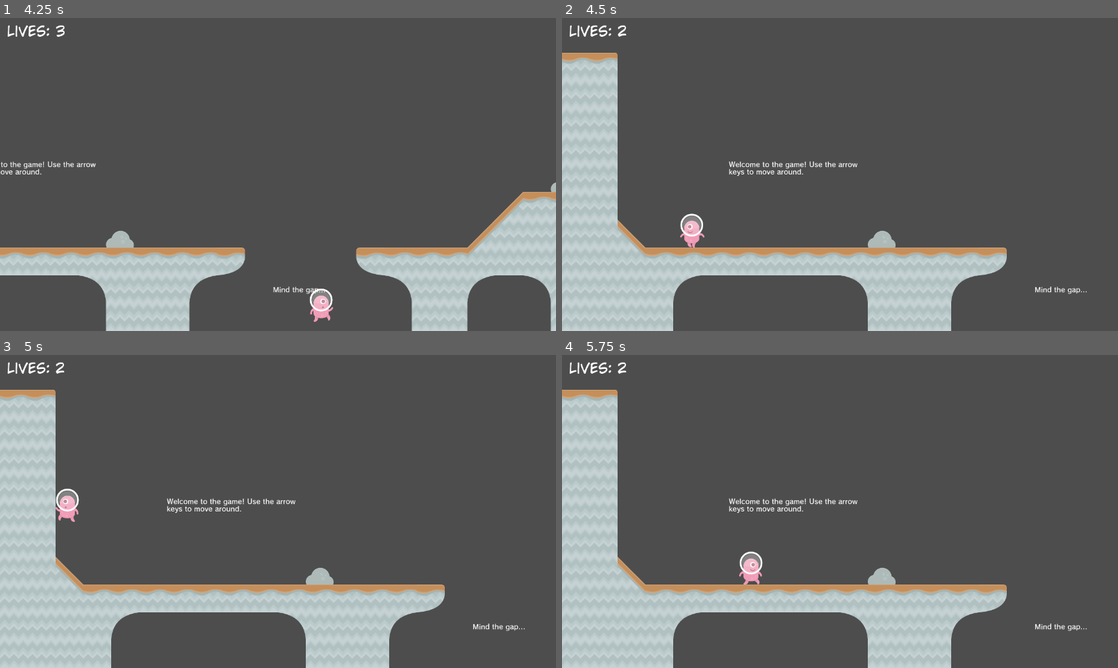
Above: before the commit, frames 1-4 (two rows, left to right).
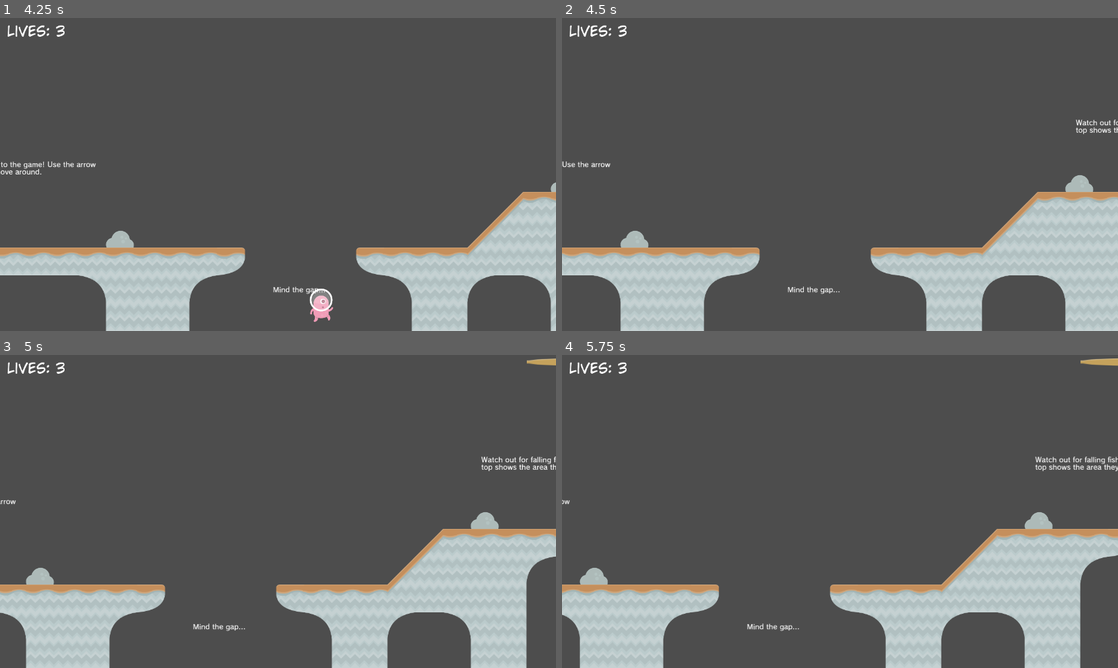
Above: after the commit, the same moments.

Repository: ferupk/CSUI-GD-tutorial-4
Game: Godot game, scene res://scenes/Level1.tscn
Same seed, same stepped clock (60 frames per second), same inputs: the game is played once before the commit and once after it. This scene is started directly instead of the project's main scene.
Inputs:
- Up to frame 1 (4.25 s): tap Enter at 0.5 s; hold Right (right) 0.53-2.03 s; tap Space (jump) at 0.6, 0.77, 1.07, 1.52, 1.55, 1.82, 2.1, 3.02, 3.05, 3.32, 3.6, 3.77, 4.07 s; tap F at 1.35, 2.85 s; hold A (left) 2.03-2.78 s; hold Right (right) from 2.78 s (still down)
- Up to frame 2 (4.5 s): release Right (right) at 4.28 s; hold A (left) from 4.28 s (still down); tap F at 4.35 s
- Up to frame 3 (5 s): keep holding A (left); tap Space (jump) at 4.52, 4.55, 4.82 s
- Up to frame 4 (5.75 s): release A (left) at 5.03 s; hold Right (right) from 5.03 s (still down); tap Space (jump) at 5.1 s

Frame 1 is identical in both runs. In frame 2, 23% of the frame differs, in the area x 0-100%, y 2-100%; in frame 3, 20%; in frame 4, 20%.

Commit message:
Add BGM and SFX

Diff:
--- /dev/null
+++ b/default_bus_layout.tres
@@ -0,0 +1,15 @@
+[gd_resource type="AudioBusLayout" format=3 uid="uid://bidwrku213fe1"]
+
+[resource]
+bus/1/name = &"BGM"
+bus/1/solo = false
+bus/1/mute = false
+bus/1/bypass_fx = false
+bus/1/volume_db = 0.0
+bus/1/send = &"Master"
+bus/2/name = &"SFX"
+bus/2/solo = false
+bus/2/mute = false
+bus/2/bypass_fx = false
+bus/2/volume_db = 0.0
+bus/2/send = &"Master"
--- a/project.godot
+++ b/project.godot
@@ -18,6 +18,7 @@
 [autoload]
 
 Global="*res://Global.gd"
+BGMController="*res://scenes/utils/BGMController.tscn"
 
 [display]
 
--- a/scenes/GameOver.tscn
+++ b/scenes/GameOver.tscn
@@ -1,7 +1,8 @@
-[gd_scene load_steps=5 format=3 uid="uid://cwgbjwqknsi76"]
+[gd_scene load_steps=6 format=3 uid="uid://cwgbjwqknsi76"]
 
 [ext_resource type="FontFile" uid="uid://g0e4g4332ft0" path="res://assets/fonts/CC Wild Words Roman.ttf" id="1_1mupm"]
 [ext_resource type="Texture2D" uid="uid://bi5p7hlw4wlhv" path="res://assets/dead.jpg" id="1_g8amc"]
+[ext_resource type="Script" path="res://scenes/scripts/GameOver.gd" id="1_nir6n"]
 [ext_resource type="FontFile" uid="uid://cth60gqdxo73p" path="res://assets/fonts/continuum bold.ttf" id="3_lkjdw"]
 [ext_resource type="Script" path="res://scenes/scripts/SceneButton.gd" id="4_vtnhv"]
 
@@ -12,6 +13,7 @@
 anchor_bottom = 1.0
 grow_horizontal = 2
 grow_vertical = 2
+script = ExtResource("1_nir6n")
 
 [node name="TextureRect" type="TextureRect" parent="."]
 modulate = Color(0.356863, 0, 0.141176, 1)
--- a/scenes/LevelSelect.tscn
+++ b/scenes/LevelSelect.tscn
@@ -1,8 +1,9 @@
-[gd_scene load_steps=4 format=3 uid="uid://c2dgrbld4nmea"]
+[gd_scene load_steps=5 format=3 uid="uid://c2dgrbld4nmea"]
 
 [ext_resource type="FontFile" uid="uid://g0e4g4332ft0" path="res://assets/fonts/CC Wild Words Roman.ttf" id="1_hcixs"]
 [ext_resource type="FontFile" uid="uid://cth60gqdxo73p" path="res://assets/fonts/continuum bold.ttf" id="2_w5sil"]
 [ext_resource type="Script" path="res://scenes/scripts/SceneButton.gd" id="3_k053y"]
+[ext_resource type="Script" path="res://scenes/scripts/StartGame.gd" id="4_kn8yx"]
 
 [node name="LevelSelect" type="MarginContainer"]
 anchors_preset = 15
@@ -49,5 +50,10 @@
 script = ExtResource("3_k053y")
 scene_to_load = "Level2"
 
+[node name="StartGame" type="Node2D" parent="VBoxContainer/HBoxContainer"]
+script = ExtResource("4_kn8yx")
+
 [connection signal="pressed" from="VBoxContainer/HBoxContainer/LinkButton" to="VBoxContainer/HBoxContainer/LinkButton" method="_on_pressed"]
+[connection signal="pressed" from="VBoxContainer/HBoxContainer/LinkButton" to="VBoxContainer/HBoxContainer/StartGame" method="_start_game"]
 [connection signal="pressed" from="VBoxContainer/HBoxContainer/LinkButton2" to="VBoxContainer/HBoxContainer/LinkButton2" method="_on_pressed"]
+[connection signal="pressed" from="VBoxContainer/HBoxContainer/LinkButton2" to="VBoxContainer/HBoxContainer/StartGame" method="_start_game"]
--- a/scenes/MainMenu.tscn
+++ b/scenes/MainMenu.tscn
@@ -76,4 +76,3 @@
 [connection signal="pressed" from="HBoxContainer/VBoxContainer/VBoxContainer/LinkButton" to="HBoxContainer/VBoxContainer/VBoxContainer/LinkButton" method="_on_pressed"]
 [connection signal="pressed" from="HBoxContainer/VBoxContainer/VBoxContainer/LinkButton" to="HBoxContainer/VBoxContainer/VBoxContainer/StartGame" method="_start_game"]
 [connection signal="pressed" from="HBoxContainer/VBoxContainer/VBoxContainer/LinkButton2" to="HBoxContainer/VBoxContainer/VBoxContainer/LinkButton2" method="_on_pressed"]
-[connection signal="pressed" from="HBoxContainer/VBoxContainer/VBoxContainer/LinkButton2" to="HBoxContainer/VBoxContainer/VBoxContainer/StartGame" method="_start_game"]
--- a/scenes/WinScreen.tscn
+++ b/scenes/WinScreen.tscn
@@ -1,6 +1,7 @@
-[gd_scene load_steps=5 format=3 uid="uid://gkduwvg8q6ie"]
+[gd_scene load_steps=6 format=3 uid="uid://gkduwvg8q6ie"]
 
 [ext_resource type="Texture2D" uid="uid://d0xi3jghkp5hk" path="res://assets/Keanu.png" id="1_8mb7b"]
+[ext_resource type="Script" path="res://scenes/scripts/WinScreen.gd" id="1_1275w"]
 [ext_resource type="FontFile" uid="uid://g0e4g4332ft0" path="res://assets/fonts/CC Wild Words Roman.ttf" id="2_5sfco"]
 [ext_resource type="FontFile" uid="uid://cth60gqdxo73p" path="res://assets/fonts/continuum bold.ttf" id="3_at827"]
 [ext_resource type="Script" path="res://scenes/scripts/SceneButton.gd" id="4_fcfqh"]
@@ -12,15 +13,18 @@
 anchor_bottom = 1.0
 grow_horizontal = 2
 grow_vertical = 2
+script = ExtResource("1_1275w")
 
 [node name="TextureRect" type="TextureRect" parent="."]
 modulate = Color(0.336198, 0.424042, 0.226114, 1)
+layout_mode = 0
 offset_right = 1280.0
 offset_bottom = 720.0
 texture = ExtResource("1_8mb7b")
 expand_mode = 1
 
 [node name="VBoxContainer" type="VBoxContainer" parent="."]
+layout_mode = 0
 offset_right = 1280.0
 offset_bottom = 720.0
 theme_override_constants/separation = 24
@@ -45,6 +49,5 @@
 text = "Back to Main Menu"
 underline = 2
 script = ExtResource("4_fcfqh")
-scene_to_load = "MainMenu"
 
 [connection signal="pressed" from="VBoxContainer/LinkButton" to="VBoxContainer/LinkButton" method="_on_pressed"]
--- a/scenes/objects/Goal.tscn
+++ b/scenes/objects/Goal.tscn
@@ -1,9 +1,10 @@
-[gd_scene load_steps=9 format=3 uid="uid://cay0sj4kxopnx"]
+[gd_scene load_steps=10 format=3 uid="uid://cay0sj4kxopnx"]
 
 [ext_resource type="Texture2D" uid="uid://chgqimvh7rdh6" path="res://assets/Familiar Looking Rocket.png" id="1_2hwsq"]
 [ext_resource type="Script" path="res://scenes/scripts/Goal.gd" id="1_ry8cb"]
 [ext_resource type="Texture2D" uid="uid://bojo6xld4glt6" path="res://assets/Rocket Fire.png" id="3_3vlb2"]
 [ext_resource type="PackedScene" uid="uid://dhqh0lr0ybi1b" path="res://scenes/gui/ClearMenu.tscn" id="3_3382u"]
+[ext_resource type="AudioStream" uid="uid://qr7qf6mjfk6p" path="res://assets/sfx/rocketlaunch.wav" id="5_iokjp"]
 
 [sub_resource type="RectangleShape2D" id="RectangleShape2D_p5bgw"]
 size = Vector2(64, 128)
@@ -35,6 +36,18 @@
 "update": 1,
 "values": [true]
 }
+tracks/2/type = "value"
+tracks/2/imported = false
+tracks/2/enabled = true
+tracks/2/path = NodePath("SFX:playing")
+tracks/2/interp = 1
+tracks/2/loop_wrap = true
+tracks/2/keys = {
+"times": PackedFloat32Array(0.005),
+"transitions": PackedFloat32Array(1),
+"update": 1,
+"values": [true]
+}
 
 [sub_resource type="Animation" id="Animation_bvfbx"]
 length = 0.001
@@ -57,6 +70,18 @@
 tracks/1/interp = 1
 tracks/1/loop_wrap = true
 tracks/1/keys = {
+"times": PackedFloat32Array(0),
+"transitions": PackedFloat32Array(1),
+"update": 1,
+"values": [false]
+}
+tracks/2/type = "value"
+tracks/2/imported = false
+tracks/2/enabled = true
+tracks/2/path = NodePath("SFX:playing")
+tracks/2/interp = 1
+tracks/2/loop_wrap = true
+tracks/2/keys = {
 "times": PackedFloat32Array(0),
 "transitions": PackedFloat32Array(1),
 "update": 1,
@@ -102,4 +127,10 @@
 offset_right = 360.0
 offset_bottom = 240.0
 
+[node name="SFX" type="AudioStreamPlayer" parent="."]
+stream = ExtResource("5_iokjp")
+volume_db = -5.0
+pitch_scale = 0.4
+bus = &"SFX"
+
 [connection signal="body_entered" from="." to="." method="_on_body_entered"]
--- a/scenes/objects/Player.tscn
+++ b/scenes/objects/Player.tscn
@@ -1,8 +1,10 @@
-[gd_scene load_steps=9 format=3 uid="uid://bc2fujtl13g10"]
+[gd_scene load_steps=11 format=3 uid="uid://bc2fujtl13g10"]
 
 [ext_resource type="Script" path="res://scenes/scripts/Player.gd" id="1_xsgpf"]
 [ext_resource type="Texture2D" uid="uid://dhsqj8dybb7fq" path="res://assets/kenney_platformerpack/Spritesheets/spritesheet_alien.png" id="2"]
 [ext_resource type="Script" path="res://scenes/scripts/PlayerCamera.gd" id="3_u8esg"]
+[ext_resource type="AudioStream" uid="uid://bdvcq7vat85eg" path="res://assets/sfx/playerjump.wav" id="4_jbe1v"]
+[ext_resource type="AudioStream" uid="uid://b8v6kcksy5f11" path="res://assets/sfx/playerdie.ogg" id="5_im3jv"]
 
 [sub_resource type="RectangleShape2D" id="1"]
 size = Vector2(52.924, 76.884)
@@ -95,3 +97,15 @@
 editor_draw_limits = true
 editor_draw_drag_margin = true
 script = ExtResource("3_u8esg")
+
+[node name="SFX" type="Node" parent="."]
+
+[node name="Jump" type="AudioStreamPlayer" parent="SFX"]
+stream = ExtResource("4_jbe1v")
+volume_db = -10.0
+bus = &"SFX"
+
+[node name="Die" type="AudioStreamPlayer" parent="SFX"]
+stream = ExtResource("5_im3jv")
+volume_db = -5.0
+bus = &"SFX"
--- /dev/null
+++ b/scenes/scripts/BGMController.gd
@@ -0,0 +1,26 @@
+extends Node
+
+@onready var bgm = {
+	"Menu": load("res://assets/bgm/menu.ogg"),
+	"Game": load("res://assets/bgm/gameplay.ogg"),
+	"Win": load("res://assets/bgm/win.ogg"),
+	"Lose": load("res://assets/bgm/gameover.ogg"),
+}
+
+
+func _ready() -> void:
+	$BGM.stream = bgm.Menu
+	$BGM.play()
+
+
+func play() -> void:
+	$BGM.play()
+
+
+func stop() -> void:
+	$BGM.stop()
+
+
+func change_music(music) -> void:
+	$BGM.stream = bgm[music]
+	$BGM.play()
--- /dev/null
+++ b/scenes/scripts/GameOver.gd
@@ -0,0 +1,5 @@
+extends Control
+
+
+func _ready() -> void:
+	BGMController.change_music("Lose")
--- a/scenes/scripts/Player.gd
+++ b/scenes/scripts/Player.gd
@@ -5,11 +5,17 @@
 @export var jump_speed: int = -400
 @export var in_control: bool = true
 
+@onready var sfx = {
+	"Jump": $SFX/Jump,
+	"Die": $SFX/Die,
+}
+
 
 func get_input():
 	velocity.x = 0
 	if is_on_floor() and Input.is_action_just_pressed("jump"):
 		velocity.y = jump_speed
+		sfx.Jump.play()
 	if Input.is_action_pressed("right"):
 		velocity.x += speed
 	if Input.is_action_pressed("left"):
@@ -23,6 +29,12 @@
 func disable_controls():
 	in_control = false
 	velocity = Vector2(0, 0)
+
+
+func kill():
+	disable_controls()
+	$Sprite2D.set_visible(false)
+	sfx.Die.play()
 
 
 func _physics_process(delta):
--- a/scenes/scripts/SceneButton.gd
+++ b/scenes/scripts/SceneButton.gd
@@ -4,4 +4,6 @@
 
 
 func _on_pressed():
+	if scene_to_load == "MainMenu":
+		BGMController.change_music("Menu")
 	get_tree().change_scene_to_file("res://scenes/" + scene_to_load + ".tscn")
--- a/scenes/scripts/SceneChanger.gd
+++ b/scenes/scripts/SceneChanger.gd
@@ -7,6 +7,8 @@
 	var current_scene = get_tree().get_current_scene().get_name()
 	if body.get_name() == "Player":
 		if current_scene == scene_name:
+			body.kill()
+			await get_tree().create_timer(2).timeout
 			Global.lives -= 1
 		if Global.lives > 0:
 			get_tree().call_deferred("change_scene_to_file", "res://scenes/" + scene_name + ".tscn")
--- a/scenes/scripts/StartGame.gd
+++ b/scenes/scripts/StartGame.gd
@@ -3,3 +3,4 @@
 
 func _start_game() -> void:
 	Global.lives = 3
+	BGMController.change_music("Game")
--- /dev/null
+++ b/scenes/scripts/WinScreen.gd
@@ -0,0 +1,5 @@
+extends Control
+
+
+func _ready() -> void:
+	BGMController.change_music("Win")
--- /dev/null
+++ b/scenes/utils/BGMController.tscn
@@ -0,0 +1,9 @@
+[gd_scene load_steps=2 format=3 uid="uid://d1fu1es33xd04"]
+
+[ext_resource type="Script" path="res://scenes/scripts/BGMController.gd" id="1_6pcen"]
+
+[node name="BGMController" type="Node"]
+script = ExtResource("1_6pcen")
+
+[node name="BGM" type="AudioStreamPlayer" parent="."]
+bus = &"BGM"
Not shown, added: assets/bgm/gameover.ogg.import
Not shown, added: assets/bgm/gameplay.ogg.import
Not shown, added: assets/bgm/menu.ogg.import
Not shown, added: assets/bgm/win.ogg.import
Not shown, added: assets/sfx/playerdie.ogg.import
Not shown, added: assets/sfx/playerjump.wav.import
Not shown, added: assets/sfx/rocketlaunch.wav.import
Not shown, added: assets/bgm/gameover.ogg
Not shown, added: assets/bgm/gameplay.ogg
Not shown, added: assets/bgm/menu.ogg
Not shown, added: assets/bgm/win.ogg
Not shown, added: assets/sfx/playerdie.ogg
(and 3 more such lines)
